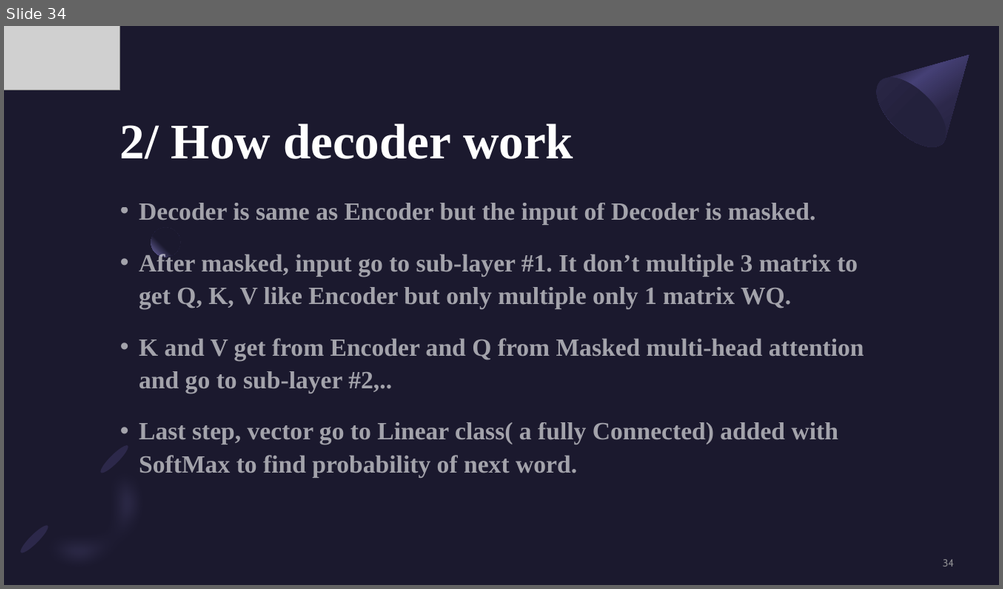
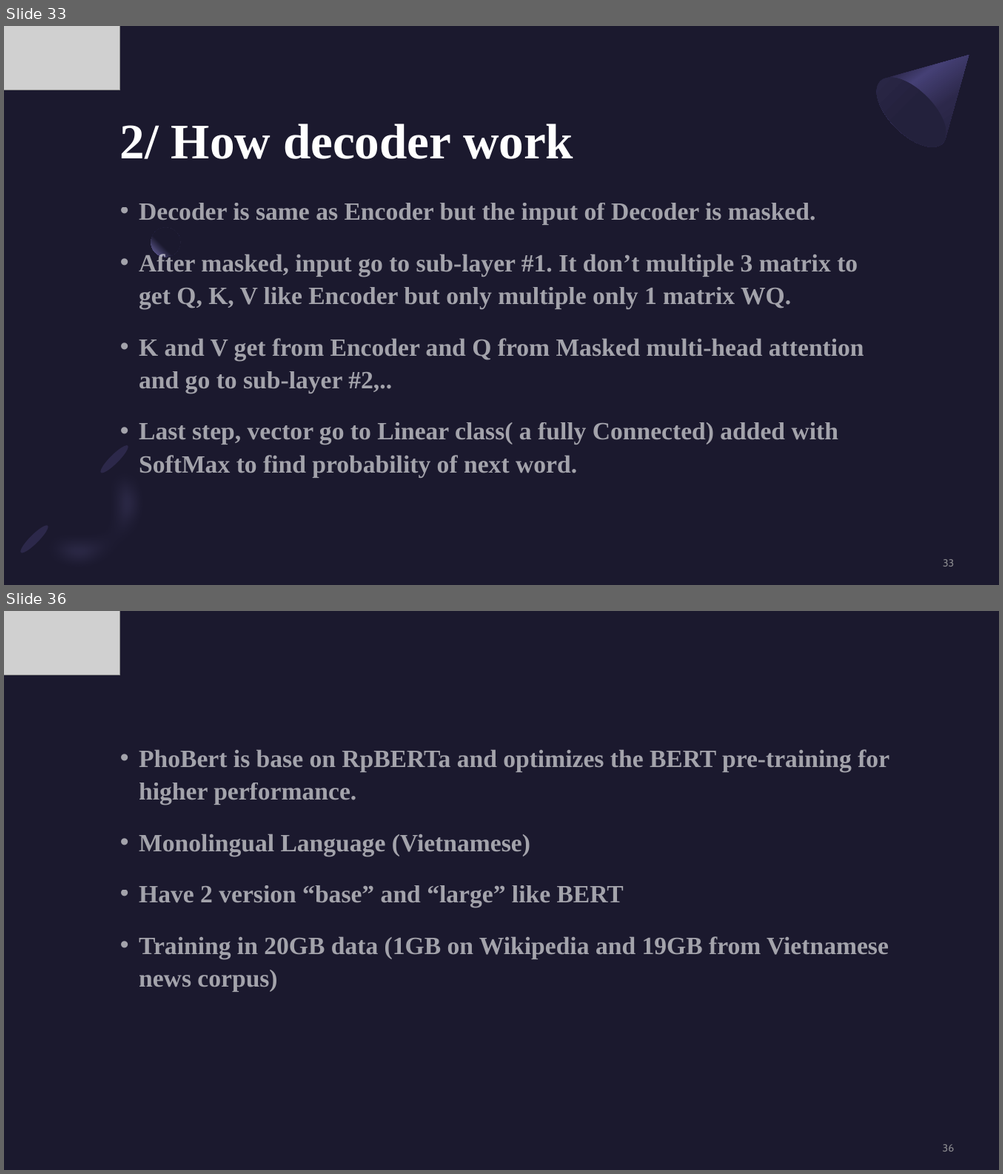
Before and after one commit to kiranes8c/CNTT2, a slide deck: DOC/Tuan 1 - Tìm hiểu machine translation.pptx. Shown one above the other, each under a label of ours: slide 34 before the commit, slides 33 and 36 after it; the slides between them are not shown. The pictures are 1003x589 and 1003x1174 pixels, drawn with LibreOffice and Linux fonts; fonts in the diff are those of the drawing; grey boxes stand for pictures. Boxes give left, top, right and bottom in pixels: in the first picture for what was removed or moved away, otherwise in the second. Text is boxed around its words. In the diff, an @@ line names an element or a change of style, - is before the commit and + after.

```diff
--- a/DOC/Tuan 1 - Tìm hiểu machine translation.pptx
+++ b/DOC/Tuan 1 - Tìm hiểu machine translation.pptx
@@ slide 36 added at bbox=[4, 611, 999, 1170], background #1B192E @@
@@ picture added at bbox=[4, 611, 119, 675] @@
@@ text added at bbox=[139, 749, 889, 992], 24 pt, text #FFFFFF at 60% opacity, bold @@
+• PhoBert is base on RpBERTa and optimizes the BERT pre-training for higher performance.
+• Monolingual Language (Vietnamese)
+• Have 2 version “base” and “large” like BERT
+• Training in 20GB data (1GB on Wikipedia and 19GB from Vietnamese news corpus)
@@ page number added at bbox=[942, 1145, 954, 1152], 10 pt, text #A6A6A6 at 80% opacity @@
+36
@@ what was slide 34 is now slide 33 @@
@@ page number at bbox=[942, 560, 953, 567]: text changed @@
-34
+33
```
Also in this commit, not shown: 3 other slides added, 1 slide removed, 1 other file.
